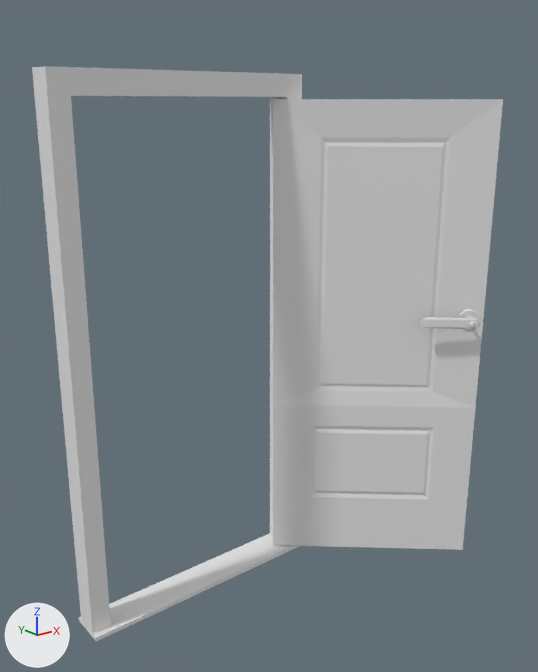
Renders of the FBX model Assets/Apartment Assets/Doors/InSideDooe/InSideDoorOpen.fbx from each side of a commit.
Rendered twice from a 50 mm camera at (-1.85, -2.28, 0.9) aimed at (-0.23, -0.25, 0.09). The axes (+X, +Y, +Z) are drawn at lower left. The lights are the same throughout. The first picture is the older version.

Names of what the first picture shows: 'Cover', 'Door.003'.
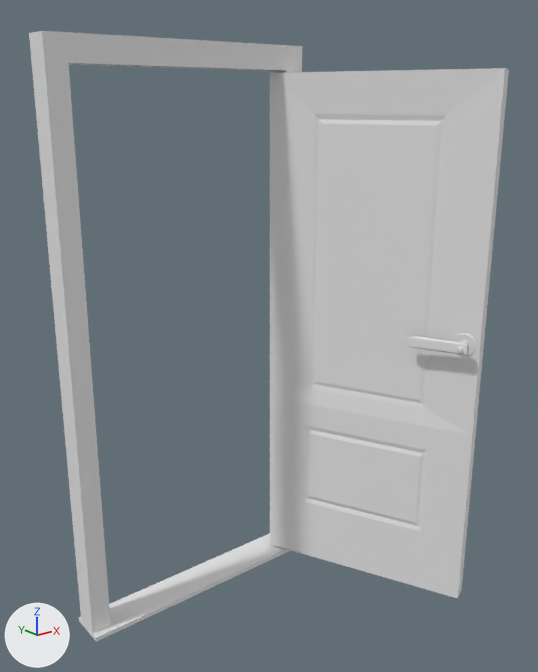
The change, as a list of edits to the scene's bpy script:
```text
Change ob_door_003:
    ob_door_003.location: (0.0, 0.0, 0.0) -> (0.0, 0.0, 0.048)
    ob_door_003.rotation_euler: (0.0, 0.0, 2.425) -> (0.0, 0.0, 1.994)  # degrees (0, 0, 139) -> degrees (0, 0, 114)
    ob_door_003.scale: (1.11, 0.0489, 2.5) -> (1.11, 0.0489, 2.62)
Change ob_cover:
    ob_cover.location: (0.0, 0.0, 0.0) -> (0.0, 0.0, 0.048)
    ob_cover.scale: (1.11, 0.0489, 2.5) -> (1.11, 0.0489, 2.62)
```

What differs and where, as boxes [x1, y1, x2, y2] in the pictures (538 x 672 px):
'Door.003', moved, turned, rescaled: before [273, 99, 503, 550]; after [270, 68, 509, 598]
'Cover', moved, rescaled (6% taller): before [32, 66, 302, 641]; after [29, 31, 302, 642]
